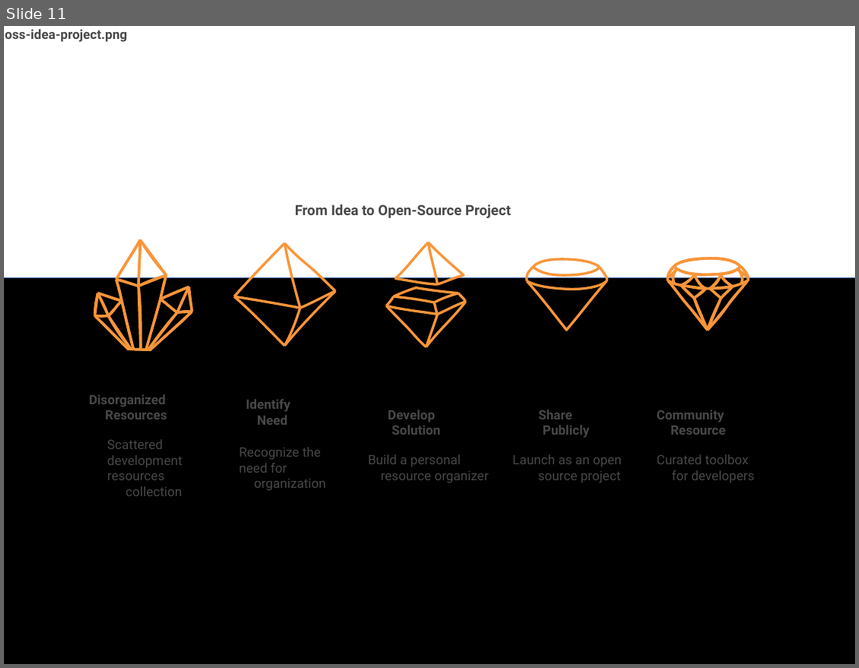
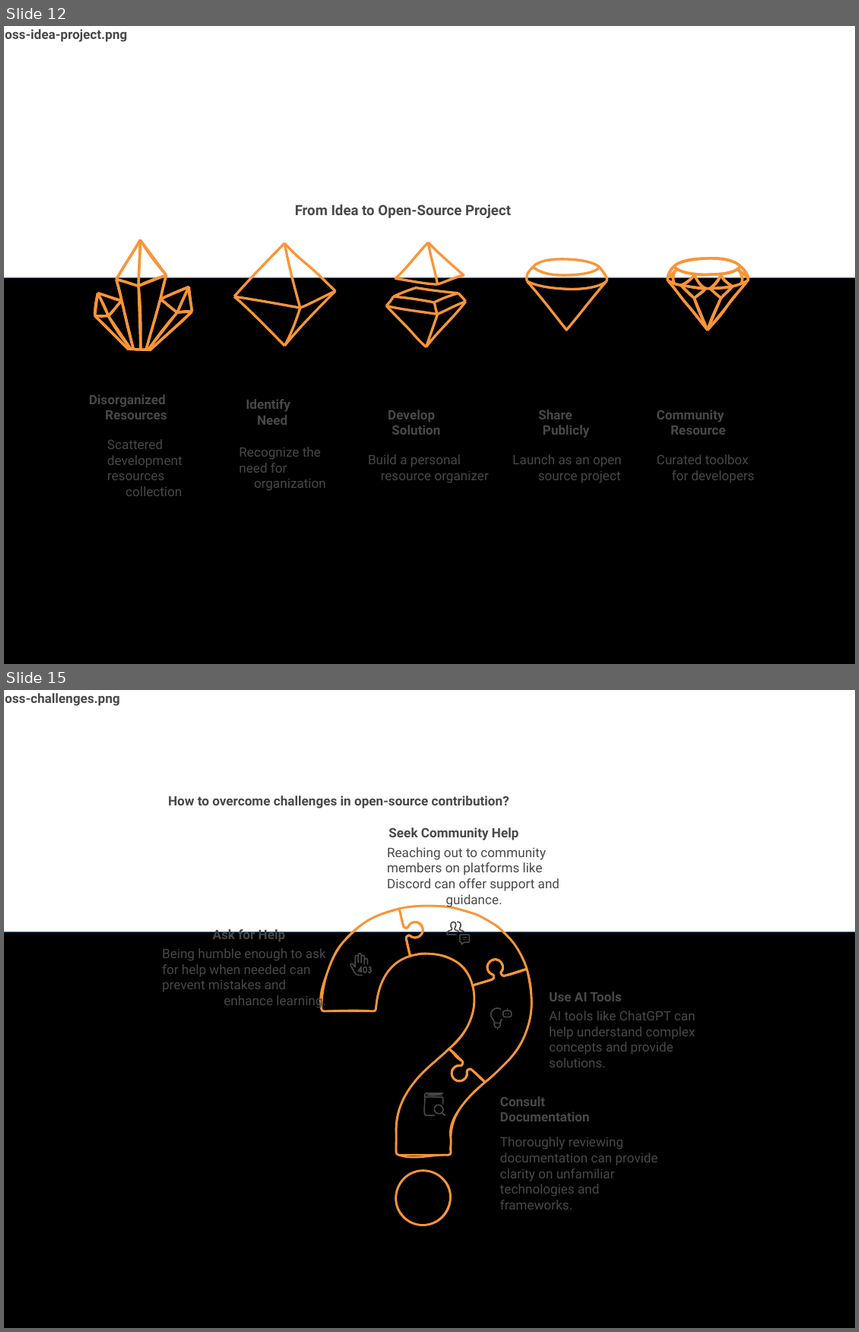
Before and after one commit to JuanPabloDiaz/jpdiaz, a slide deck: src/assets/images/blog/blog-images.pptx. Shown one above the other, each under a label of ours: slide 11 before the commit, slides 12 and 15 after it; the slides between them are not shown. The pictures are 859x668 and 859x1332 pixels, drawn with LibreOffice and Linux fonts; fonts in the diff are those of the drawing. Boxes give left, top, right and bottom in pixels: in the first picture for what was removed or moved away, otherwise in the second. Text is boxed around its words. In the diff, an @@ line names an element or a change of style, - is before the commit and + after.

```diff
--- a/src/assets/images/blog/blog-images.pptx
+++ b/src/assets/images/blog/blog-images.pptx
@@ slide 15 added at <box>4,690,855,1328</box>, background #FFFFFF @@
@@ text added at <box>5,693,120,706</box>, 11 pt, text #484848, bold @@
+oss-challenges.png
@@ text added at <box>168,796,509,809</box>, 11 pt, text #484848, bold @@
+How to overcome challenges in open-source contribution?
@@ text added at <box>387,847,560,908</box>, 11 pt, text #484848 @@
+Reaching out to community
+members on platforms like
+Discord can offer support and
+guidance.
@@ text added at <box>389,828,519,840</box>, 11 pt, text #484848, bold @@
+Seek Community Help
@@ freeform shape added at <box>318,909,423,1011</box>, outline #F99539 1.65 pt @@
@@ freeform shape added at <box>322,909,424,1011</box>, outline #F99539 1.65 pt @@
@@ freeform shape added at <box>399,905,527,986</box>, outline #F99539 1.65 pt @@
@@ freeform shape added at <box>399,906,527,986</box>, outline #F99539 1.65 pt @@
@@ rectangle added at <box>4,932,855,1328</box>, fill #000000, outline #4B7EBC 0.75 pt @@
@@ text added at <box>213,927,286,943</box>, 11 pt, text #484848, bold @@
+Ask for Help
@@ freeform shape added at <box>446,922,470,945</box>, outline #484848 0.82 pt @@
@@ freeform shape added at <box>446,922,470,945</box>, outline #484848 0.82 pt @@
@@ text added at <box>162,948,326,1009</box>, 11 pt, text #484848 @@
+Being humble enough to ask
+for help when needed can
+prevent mistakes and
+enhance learning.
@@ freeform shape added at <box>351,953,372,975</box>, outline #484848 0.82 pt @@
@@ freeform shape added at <box>351,953,371,975</box>, outline #484848 0.82 pt @@
@@ freeform shape added at <box>449,958,533,1082</box>, outline #F99539 1.65 pt @@
@@ freeform shape added at <box>449,959,531,1082</box>, outline #F99539 1.65 pt @@
@@ freeform shape added at <box>489,1008,512,1030</box>, outline #484848 0.82 pt @@
@@ freeform shape added at <box>489,1008,512,1030</box>, outline #484848 0.82 pt @@
@@ text added at <box>549,992,622,1002</box>, 11 pt, text #484848, bold @@
+Use AI Tools
@@ text added at <box>549,1011,696,1068</box>, 11 pt, text #484848 @@
+AI tools like ChatGPT can
+help understand complex
+concepts and provide
+solutions.
@@ freeform shape added at <box>395,1049,486,1160</box>, outline #F99539 1.65 pt @@
@@ freeform shape added at <box>396,1049,486,1156</box>, outline #F99539 1.65 pt @@
@@ freeform shape added at <box>424,1094,446,1116</box>, outline #484848 0.82 pt @@
@@ freeform shape added at <box>424,1094,445,1116</box>, outline #484848 0.82 pt @@
@@ text added at <box>500,1097,590,1122</box>, 11 pt, text #484848, bold @@
+Consult
+Documentation
@@ text added at <box>500,1137,658,1210</box>, 11 pt, text #484848 @@
+Thoroughly reviewing
+documentation can provide
+clarity on unfamiliar
+technologies and
+frameworks.
@@ freeform shape added at <box>395,1171,452,1227</box>, outline #F99539 1.65 pt @@
@@ freeform shape added at <box>396,1171,451,1225</box>, outline #F99539 1.65 pt @@
@@ what was slide 11 is now slide 12 @@
```
Also in this commit, not shown: 1 slide changed, 3 other slides added.
